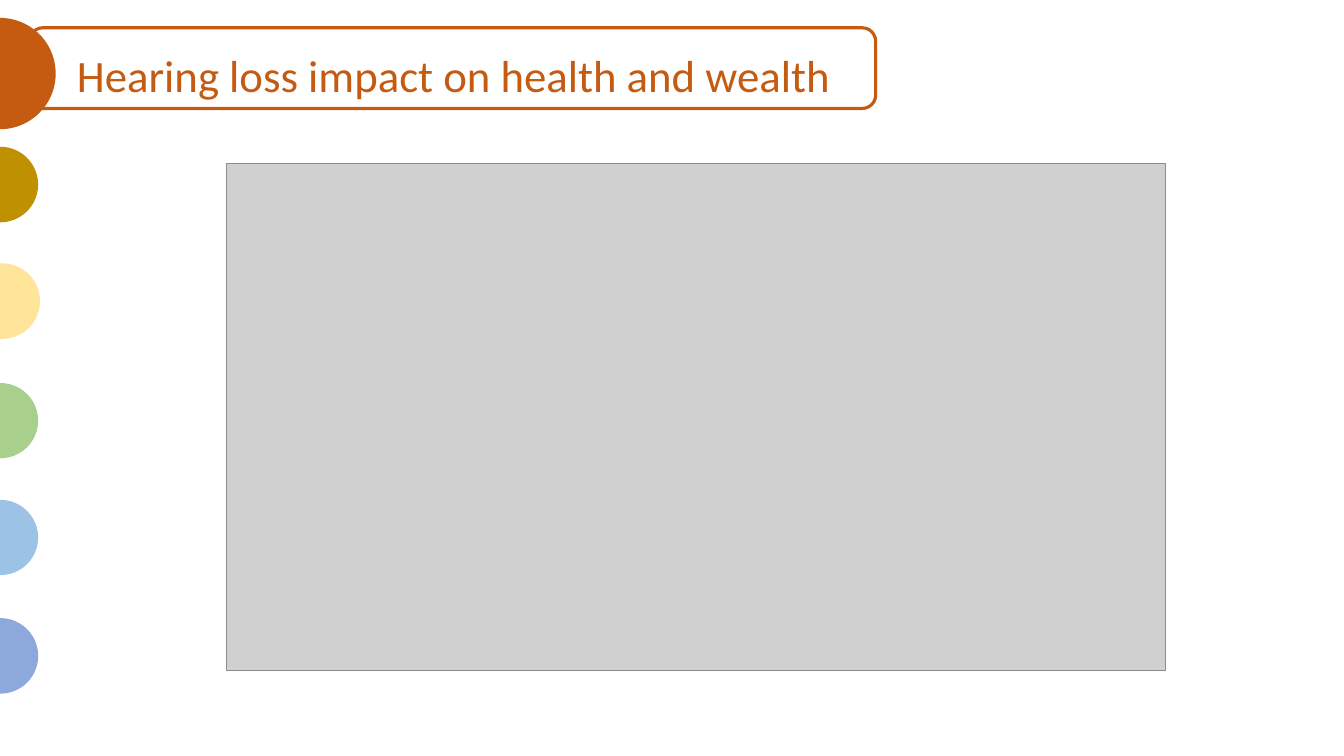
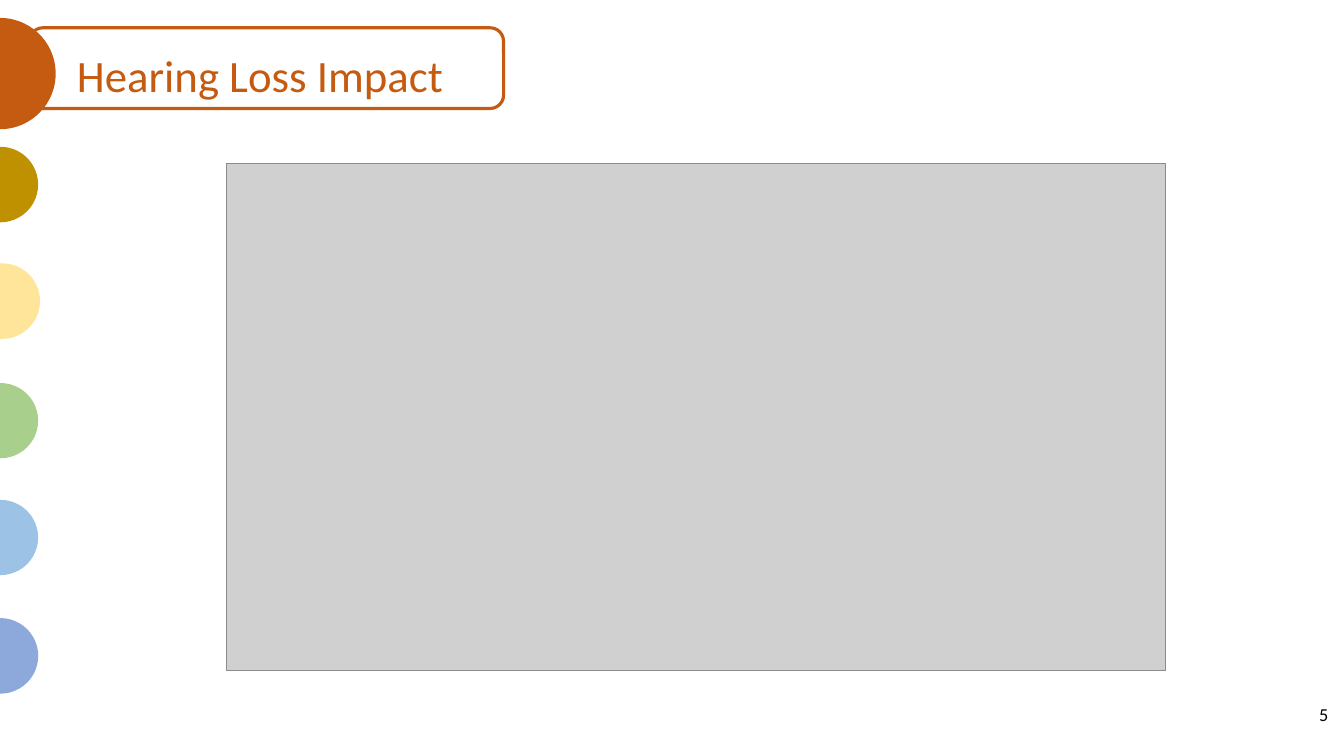
Before and after one commit to JaxWil24/Hearing_Aid_Accessibility, a slide deck: slide 5 of Presentation/FP_Powerpoint.pptx (slide 6 before the commit). Drawn at 1344x756 pixels with LibreOffice and Linux fonts; fonts in the diff are those of the drawing; grey boxes stand for pictures. Boxes give left, top, right and bottom in pixels: in the first picture for what was removed or moved away, otherwise in the second. Text is boxed around its words. In the diff, an @@ line names an element or a change of style, - is before the commit and + after.

```diff
--- a/Presentation/FP_Powerpoint.pptx
+++ b/Presentation/FP_Powerpoint.pptx
@@ rounded rectangle: place and size @@
-rounded rectangle at (29, 28, 876, 109)
+rounded rectangle at (29, 28, 503, 109)
@@ text at (77, 61, 443, 100): text changed @@
-Hearing loss impact on health and wealth
+Hearing Loss Impact
@@ page number added at (1319, 709, 1328, 721), 13 pt, text #000000 @@
+5
```
Also in this commit, not shown: 14 other slides changed, 1 slide removed.
